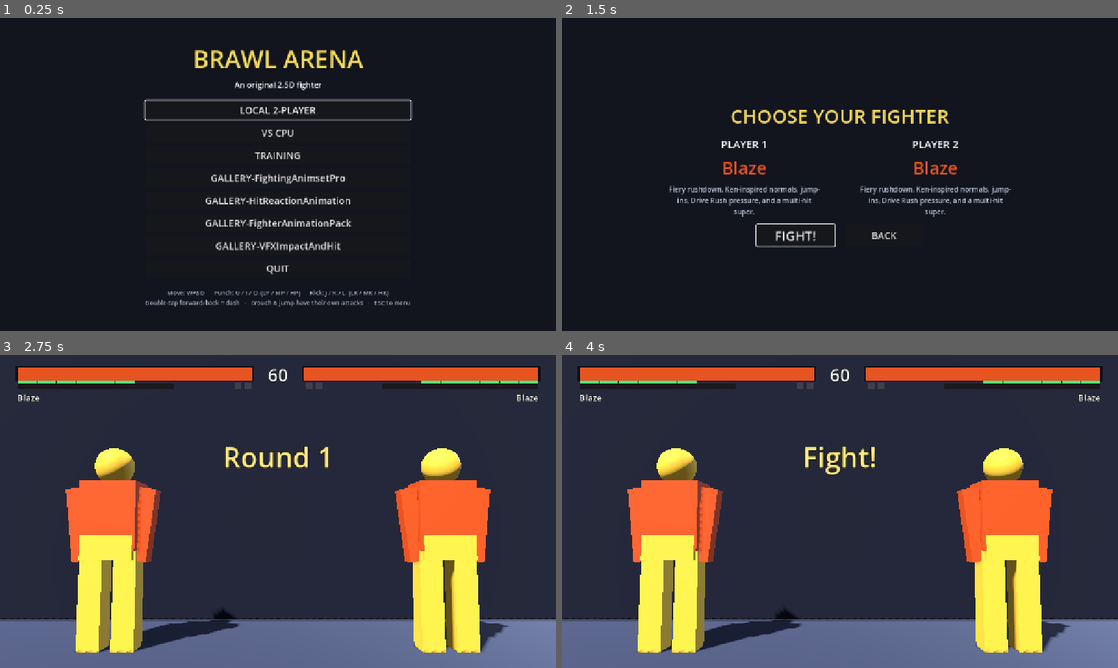
Above: before the commit, frames 1-4 (two rows, left to right).
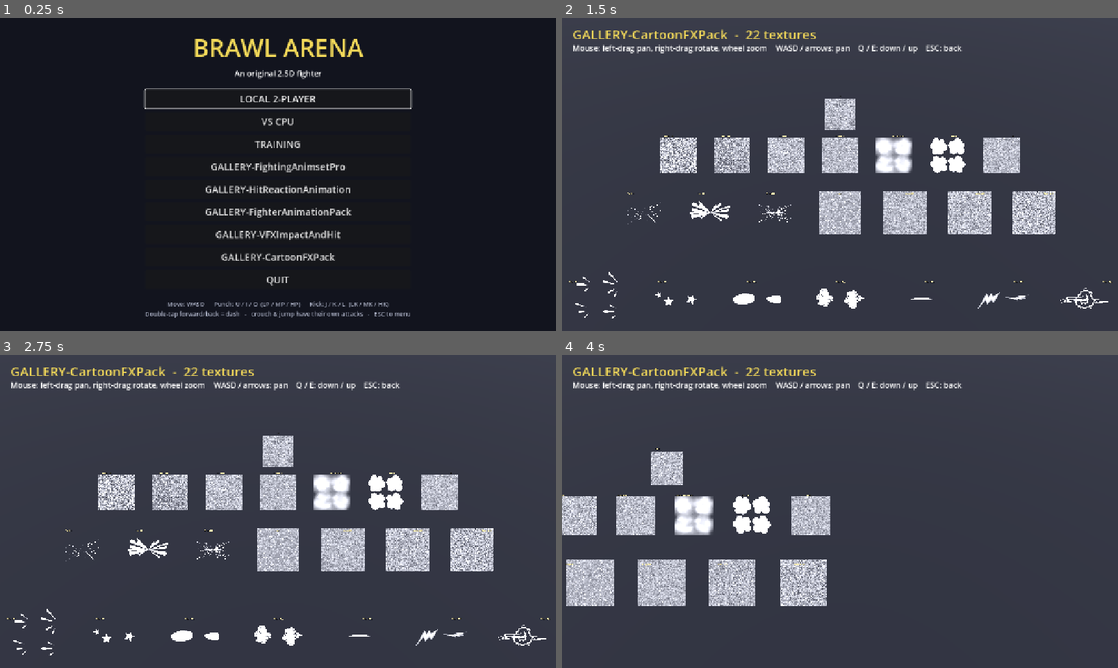
Above: after the commit, the same moments.

Repository: muji-wyh/FootisesGame3
Game: Godot game, scene res://scenes/Main.tscn
Two runs of this game, one before a commit and one after it. Both use one fixed random seed, a clock stepped at 60 frames per second and the inputs below. Sound files missing from this copy of the repository are replaced by a short silence.
Inputs (mouse positions are in pixels of both pictures, inside the frame that each line leads up to):
- Up to frame 1 (0.25 s): no input
- Up to frame 2 (1.5 s): click (840, 255) at 0.5 s, where only the run after the commit has a clickable "GALLERY-CartoonFXPack"; click (840, 108) at 1.25 s, where only the run before the commit has a clickable "LOCAL 2-PLAYER"
- Up to frame 3 (2.75 s): click (233, 570) at 2 s, where only the run before the commit has a clickable "FIGHT!"
- Up to frame 4 (4 s): tap Enter at 2.75 s; move the mouse to (962, 495) at 2.77 s; hold D 2.78-3.5 s; tap U (p1_lp) at 2.85 s; click (962, 495) at 2.92 s; drag from (728, 527) to (812, 574) at 3.52 s

The runs differ from the first frame. In frame 1, 8.2% of the frame differs, in the area x 25-75%, y 6-96%; in frame 2, 99%, in the area x 0-100%, y 0-100%; in frame 3, 43%; in frame 4, 42%.

Commit message:
Add CartoonFXPack gallery
Co-authored-by: Copilot <223556219+Copilot@users.noreply.github.com>

Diff:
--- /dev/null
+++ b/scenes/ui/GALLERY-CartoonFXPack.tscn
@@ -0,0 +1,6 @@
+[gd_scene load_steps=2 format=3]
+
+[ext_resource type="Script" path="res://scripts/ui/CartoonFXGallery.gd" id="1"]
+
+[node name="GALLERY-CartoonFXPack" type="Node3D"]
+script = ExtResource("1")
--- a/scripts/ui/AnimationGallery.gd
+++ b/scripts/ui/AnimationGallery.gd
@@ -198,14 +198,14 @@
 	floor.material_override = fmat
 	add_child(floor)
 
-func _build_ui(count: int) -> void:
+func _build_ui(count: int, item_name: String = "clips") -> void:
 	var layer := CanvasLayer.new()
 	add_child(layer)
 	var title := Label.new()
 	title.position = Vector2(24, 16)
 	title.add_theme_font_size_override("font_size", 30)
 	title.add_theme_color_override("font_color", Color(0.95, 0.85, 0.35))
-	title.text = "%s  -  %d clips" % [_gallery_title, count]
+	title.text = "%s  -  %d %s" % [_gallery_title, count, item_name]
 	layer.add_child(title)
 	var hint := Label.new()
 	hint.position = Vector2(24, 56)
--- /dev/null
+++ b/scripts/ui/CartoonFXGallery.gd
@@ -0,0 +1,115 @@
+extends "res://scripts/ui/AnimationGallery.gd"
+
+const TEXTURE_ROOT := "res://assets/cartoon_fx_pack/textures"
+const PREVIEW_LONG_SIDE := 2.0
+const PREVIEW_SHADER_CODE := """
+shader_type spatial;
+render_mode unshaded, blend_add, depth_draw_never, cull_disabled;
+
+uniform sampler2D preview_texture : source_color, filter_linear_mipmap;
+
+void vertex() {
+	MODELVIEW_MATRIX = VIEW_MATRIX * mat4(
+		INV_VIEW_MATRIX[0],
+		INV_VIEW_MATRIX[1],
+		INV_VIEW_MATRIX[2],
+		MODEL_MATRIX[3]
+	);
+}
+
+void fragment() {
+	vec4 texel = texture(preview_texture, UV);
+	float source_peak = max(max(texel.r, texel.g), texel.b);
+	float is_alpha_mask = 1.0 - step(0.01, source_peak);
+	float mask_alpha = smoothstep(0.43, 0.57, texel.a);
+	vec3 preview_color = mix(texel.rgb, vec3(1.0), is_alpha_mask);
+	float preview_alpha = mix(texel.a, mask_alpha, is_alpha_mask);
+	ALBEDO = preview_color;
+	EMISSION = preview_color;
+	ALPHA = preview_alpha;
+}
+"""
+
+var _preview_shader: Shader
+
+func _ready() -> void:
+	_gallery_title = "GALLERY-CartoonFXPack"
+	_columns = 7
+	_spacing_x = 3.0
+	_spacing_z = 4.0
+	_orbit_pitch = deg_to_rad(-45.0)
+	_orbit_distance = 15.0
+	_add_environment()
+	var paths := _texture_paths()
+	if paths.is_empty():
+		_show_notice("CartoonFXPack textures not installed.")
+		return
+	var rows := int(ceil(float(paths.size()) / _columns))
+	for i in range(paths.size()):
+		var col := i % _columns
+		var row := i / _columns
+		var items_in_row := mini(_columns, paths.size() - row * _columns)
+		var row_offset := float(_columns - items_in_row) * _spacing_x * 0.5
+		_spawn_texture(paths[i], Vector3(row_offset + col * _spacing_x, 1.0, -row * _spacing_z))
+	_setup_camera(rows)
+	_orbit_target.z = -float(rows - 1) * _spacing_z * 0.5
+	_apply_camera_transform()
+	_build_ui(paths.size(), "textures")
+
+func _texture_paths() -> Array[String]:
+	var paths: Array[String] = []
+	var dir := DirAccess.open(TEXTURE_ROOT)
+	if dir == null:
+		return paths
+	return _paths_from_files(dir.get_files())
+
+func _paths_from_files(file_names: PackedStringArray) -> Array[String]:
+	var paths: Array[String] = []
+	for entry in file_names:
+		var file_name := String(entry)
+		if file_name.ends_with(".png.import") or file_name.ends_with(".png.remap"):
+			file_name = file_name.get_basename()
+		elif file_name.get_extension().to_lower() != "png":
+			continue
+		var path := TEXTURE_ROOT + "/" + file_name
+		if path not in paths:
+			paths.append(path)
+	paths.sort()
+	return paths
+
+func _spawn_texture(path: String, pos: Vector3) -> MeshInstance3D:
+	var texture := load(path) as Texture2D
+	if texture == null:
+		return null
+	var aspect := float(texture.get_width()) / float(texture.get_height())
+	var size := Vector2(PREVIEW_LONG_SIDE, PREVIEW_LONG_SIDE)
+	if aspect >= 1.0:
+		size.y /= aspect
+	else:
+		size.x *= aspect
+
+	var quad := QuadMesh.new()
+	quad.size = size
+	var preview := MeshInstance3D.new()
+	preview.name = "Preview_" + path.get_file().get_basename()
+	preview.position = pos
+	preview.mesh = quad
+	if _preview_shader == null:
+		_preview_shader = Shader.new()
+		_preview_shader.code = PREVIEW_SHADER_CODE
+	var material := ShaderMaterial.new()
+	material.shader = _preview_shader
+	material.set_shader_parameter("preview_texture", texture)
+	preview.material_override = material
+	add_child(preview)
+
+	var label := Label3D.new()
+	label.text = path.get_file().get_basename()
+	label.position = pos + Vector3(0, 1.35, 0)
+	label.billboard = BaseMaterial3D.BILLBOARD_ENABLED
+	label.font_size = 40
+	label.pixel_size = 0.0022
+	label.outline_size = 6
+	label.modulate = Color(1, 0.95, 0.7)
+	add_child(label)
+	return preview
--- a/scripts/ui/Main.gd
+++ b/scripts/ui/Main.gd
@@ -9,11 +9,13 @@
 const TESTBLAZE_LINK := "testblaze"
 const FIGHTING_ANIMSET_PRO_LINK := "testfightinganimsetpro"
 const VFX_IMPACT_AND_HIT_LINK := "testvfximpactandhit"
+const CARTOON_FX_PACK_LINK := "testcartoonfxpack"
 
 const MENU_SCENE := "res://scenes/ui/MainMenu.tscn"
 const TRAINING_SCENE := "res://scenes/match/Training.tscn"
 const FIGHTING_ANIMSET_PRO_SCENE := "res://scenes/ui/GALLERY-FightingAnimsetPro.tscn"
 const VFX_IMPACT_AND_HIT_SCENE := "res://scenes/ui/GALLERY-VFXImpactAndHit.tscn"
+const CARTOON_FX_PACK_SCENE := "res://scenes/ui/GALLERY-CartoonFXPack.tscn"
 
 func _ready() -> void:
 	if OS.has_feature("headless"):
@@ -31,6 +33,8 @@
 		return FIGHTING_ANIMSET_PRO_SCENE
 	if url.contains(VFX_IMPACT_AND_HIT_LINK):
 		return VFX_IMPACT_AND_HIT_SCENE
+	if url.contains(CARTOON_FX_PACK_LINK):
+		return CARTOON_FX_PACK_SCENE
 	if not url.contains(TESTBLAZE_LINK):
 		return MENU_SCENE
 	Game.mode = GameConst.Mode.TRAINING
--- a/scripts/ui/MainMenu.gd
+++ b/scripts/ui/MainMenu.gd
@@ -62,6 +62,10 @@
 	b_gallery4.pressed.connect(func(): Game.goto_scene("res://scenes/ui/GALLERY-VFXImpactAndHit.tscn"))
 	vb.add_child(b_gallery4)
 
+	var b_gallery5 := _button("GALLERY-CartoonFXPack")
+	b_gallery5.pressed.connect(func(): Game.goto_scene("res://scenes/ui/GALLERY-CartoonFXPack.tscn"))
+	vb.add_child(b_gallery5)
+
 	var b3 := _button("QUIT")
 	b3.pressed.connect(func(): get_tree().quit())
 	vb.add_child(b3)
--- a/tools/run_tests.gd
+++ b/tools/run_tests.gd
@@ -1175,6 +1175,19 @@
 		game.set("p2_char_id", "")
 		_check("%s boots the VFXImpactAndHit gallery" % url,
 			main.apply_boot_link(url) == "res://scenes/ui/GALLERY-VFXImpactAndHit.tscn")
+		_check("%s leaves the match config untouched" % url,
+			int(game.get("mode")) == GameConst.Mode.LOCAL_2P
+			and String(game.get("p1_char_id")) == ""
+			and String(game.get("p2_char_id")) == "")
+
+	for url in ["http://localhost:8090/testcartoonfxpack",
+			"http://localhost:8090/#testcartoonfxpack",
+			"http://localhost:8090/?testcartoonfxpack"]:
+		game.set("mode", GameConst.Mode.LOCAL_2P)
+		game.set("p1_char_id", "")
+		game.set("p2_char_id", "")
+		_check("%s boots the CartoonFXPack gallery" % url,
+			main.apply_boot_link(url) == "res://scenes/ui/GALLERY-CartoonFXPack.tscn")
 		_check("%s leaves the match config untouched" % url,
 			int(game.get("mode")) == GameConst.Mode.LOCAL_2P
 			and String(game.get("p1_char_id")) == ""
@@ -1378,9 +1391,77 @@
 func _test_vfx_gallery() -> void:
 	print("[VFX impact gallery]")
 	var scene_path := "res://scenes/ui/GALLERY-VFXImpactAndHit.tscn"
+	var cartoon_scene_path := "res://scenes/ui/GALLERY-CartoonFXPack.tscn"
 	_check("VFXImpactAndHit gallery scene exists", ResourceLoader.exists(scene_path))
+	_check("CartoonFXPack gallery scene exists", ResourceLoader.exists(cartoon_scene_path))
 	var menu_source := FileAccess.get_file_as_string("res://scripts/ui/MainMenu.gd")
 	_check("main menu links VFXImpactAndHit gallery", menu_source.contains(scene_path))
+	_check("main menu links CartoonFXPack gallery", menu_source.contains(cartoon_scene_path))
+	if ResourceLoader.exists(cartoon_scene_path):
+		var cartoon_gallery := (load(cartoon_scene_path) as PackedScene).instantiate()
+		cartoon_gallery._ready()
+		var preview_cards := cartoon_gallery.find_children("Preview_*", "MeshInstance3D", true, false)
+		var first_row_count := 0
+		for card in preview_cards:
+			if is_zero_approx((card as MeshInstance3D).position.z):
+				first_row_count += 1
+		_check("CartoonFXPack gallery separates its seven-column preview rows",
+			first_row_count == 7
+			and float(cartoon_gallery.get("_spacing_z")) >= 4.0
+			and float(cartoon_gallery.get("_orbit_distance")) >= 15.0)
+		_check("CartoonFXPack gallery builds all 22 preview cards",
+			preview_cards.size() == 22)
+		var final_card := (
+			preview_cards.back() as MeshInstance3D
+			if not preview_cards.is_empty()
+			else null
+		)
+		var row_center_x := (
+			float(cartoon_gallery.get("_columns") - 1)
+			* float(cartoon_gallery.get("_spacing_x"))
+			* 0.5
+		)
+		_check("CartoonFXPack gallery centers its incomplete final row",
+			final_card != null and is_equal_approx(final_card.position.x, row_center_x))
+		var labels := cartoon_gallery.find_children("*", "Label", true, false)
+		var uses_texture_count := false
+		for label in labels:
+			if "22 textures" in (label as Label).text:
+				uses_texture_count = true
+		_check("CartoonFXPack gallery labels its assets as textures", uses_texture_count)
+		var texture_root := "res://assets/cartoon_fx_pack/textures"
+		var exported_textures: Array[String] = cartoon_gallery._paths_from_files(
+			PackedStringArray([
+				"Effect01.png.import",
+				"Medium01.png.remap",
+				"Thin01.png",
+				"ignore.txt",
+			]))
+		_check("CartoonFXPack gallery maps exported listings back to PNG resources",
+			exported_textures == [
+				texture_root + "/Effect01.png",
+				texture_root + "/Medium01.png",
+				texture_root + "/Thin01.png",
+			])
+		var texture_paths: Array[String] = cartoon_gallery._texture_paths()
+		_check("CartoonFXPack gallery imports all 22 textures", texture_paths.size() == 22)
+		var textures_load := true
+		for path in texture_paths:
+			textures_load = textures_load and load(path) is Texture2D
+		_check("CartoonFXPack gallery textures load", textures_load)
+		var preview: MeshInstance3D = cartoon_gallery._spawn_texture(
+			texture_root + "/Effect02.png", Vector3.ZERO)
+		var material := preview.material_override as ShaderMaterial
+		var quad := preview.mesh as QuadMesh
+		var shader_code := material.shader.code if material != null and material.shader != null else ""
+		_check("CartoonFXPack gallery normalizes dark alpha masks in billboard previews",
+			preview != null and material != null and quad != null
+			and quad.size.x > quad.size.y
+			and material.get_shader_parameter("preview_texture") is Texture2D
+			and shader_code.contains("blend_add")
+			and shader_code.contains("MODELVIEW_MATRIX")
+			and shader_code.contains("smoothstep"))
+		cartoon_gallery.free()
 	if not ResourceLoader.exists(scene_path):
 		return
 	var gallery := (load(scene_path) as PackedScene).instantiate()
Not shown, added: scripts/ui/CartoonFXGallery.gd.uid
